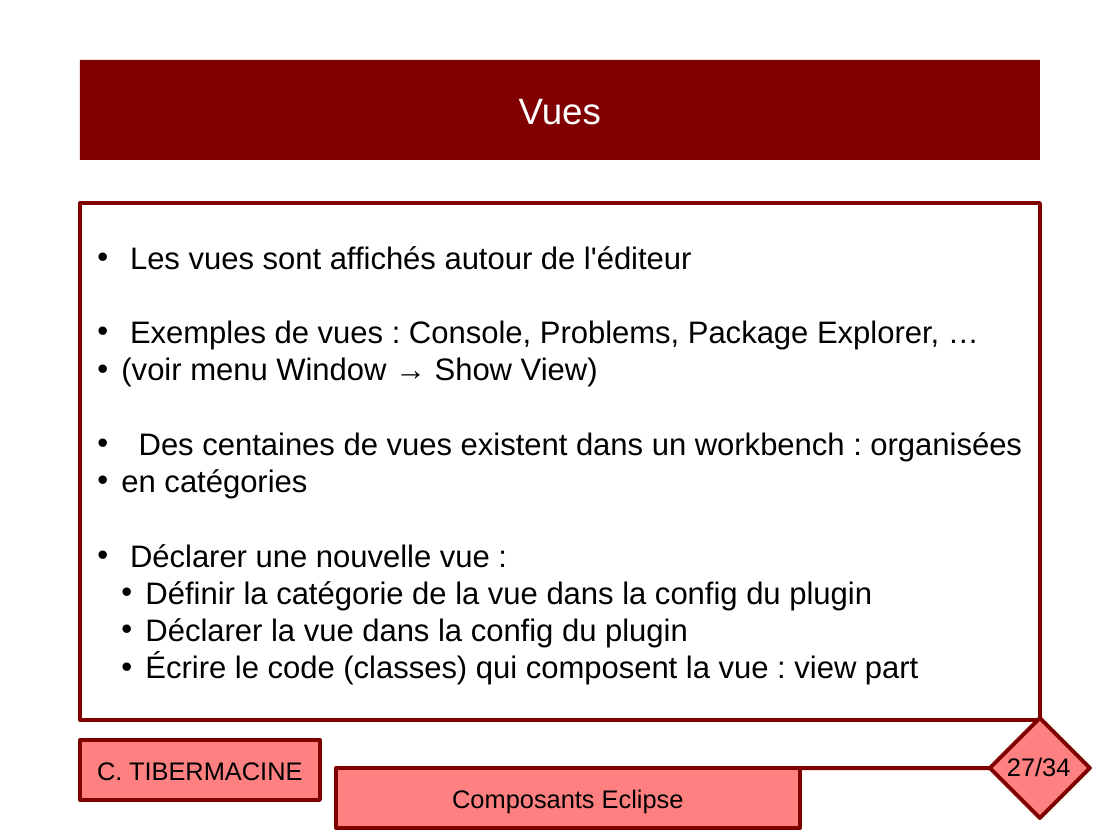
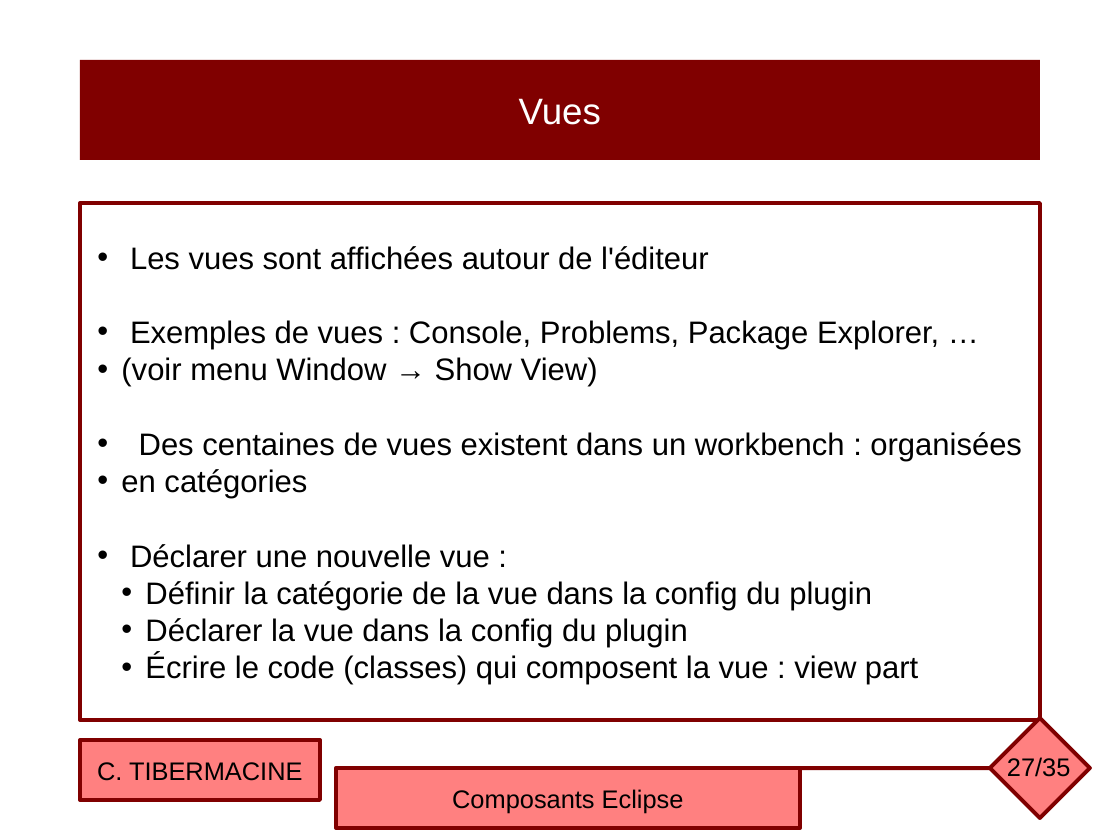
Before and after one commit to ctiber/composants, a slide deck: slide 27 of cours/cours4.odp. Drawn at 1120x840 pixels with LibreOffice and Linux fonts; fonts in the diff are those of the drawing. Boxes give left, top, right and bottom in pixels: in the first picture for what was removed or moved away, otherwise in the second. Text is boxed around its words. In the diff, an @@ line names an element or a change of style, - is before the commit and + after.

```diff
--- a/cours/cours4.odp
+++ b/cours/cours4.odp
@@ text in rectangle at (130, 246, 709, 270): text changed @@
-• Les vues sont affichés autour de l'éditeur
+• Les vues sont affichées autour de l'éditeur
@@ page number at (1007, 757, 1071, 777): text changed @@
-27/34
+27/35
```
Also in this commit, not shown: 10 other slides changed, 1 slide added, 1 other file.
